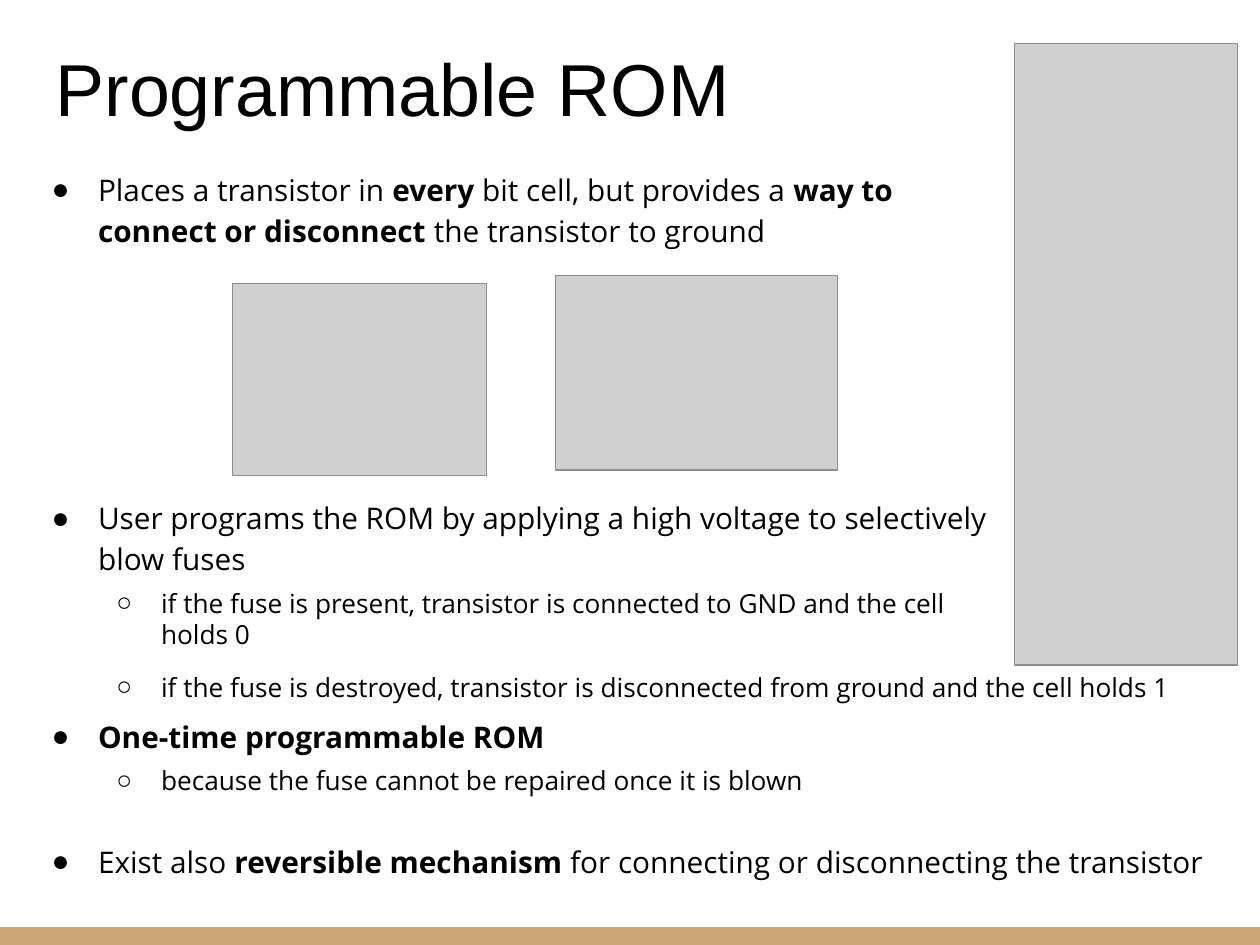
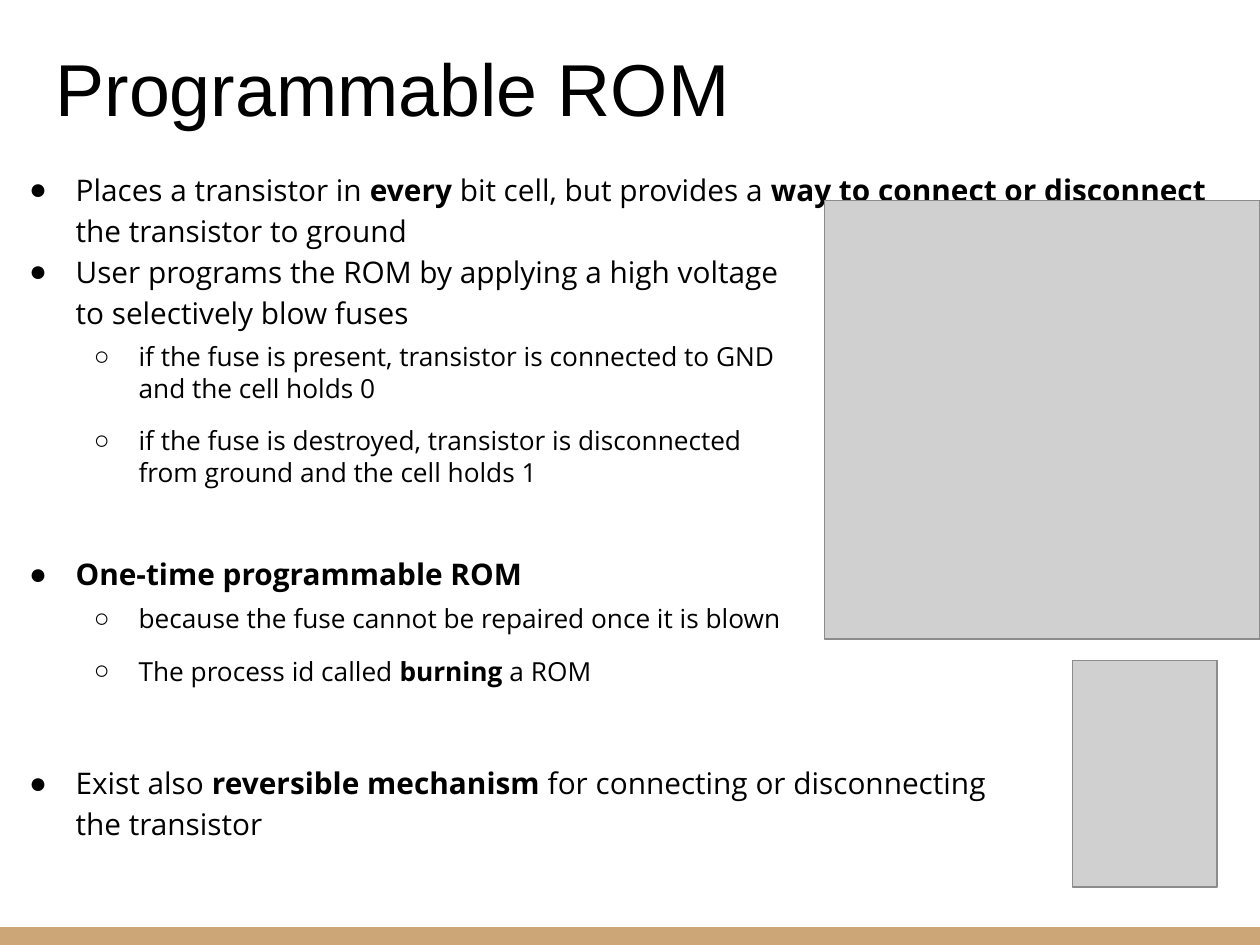
Before and after one commit to riccardoberta/esd, a slide deck: slide 19 of 10 - Sequential Building Blocks/10 - Sequential Building Blocks.pptx. Drawn at 1260x945 pixels with LibreOffice and Linux fonts; fonts in the diff are those of the drawing; grey boxes stand for pictures. Boxes give left, top, right and bottom in pixels: in the first picture for what was removed or moved away, otherwise in the second. Text is boxed around its words. In the diff, an @@ line names an element or a change of style, - is before the commit and + after.

```diff
--- a/10 - Sequential Building Blocks/10 - Sequential Building Blocks.pptx
+++ b/10 - Sequential Building Blocks/10 - Sequential Building Blocks.pptx
@@ picture removed at [1014, 44, 1237, 665] @@
@@ text "Places a transistor in every ...": place and size @@
-text "Places a transistor in every ..." at [98, 178, 1203, 874]
+text "Places a transistor in every ..." at [76, 173, 1205, 836]
@@ picture added at [824, 200, 1260, 639] @@
@@ picture removed at [233, 284, 486, 476] @@
@@ picture removed at [556, 276, 838, 470] @@
@@ text at [139, 661, 591, 688]: paragraph added @@
+  ○ The process id called burning a ROM
@@ picture added at [1072, 660, 1217, 886] @@
```
Also in this commit, not shown: 19 other slides changed, 1 slide added, 2 slides removed, 20 other files.
